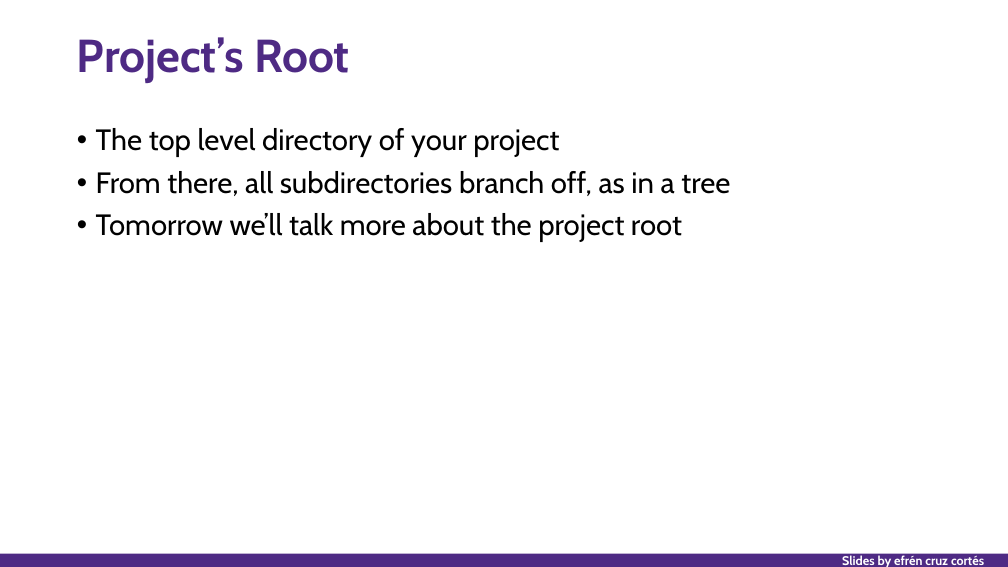
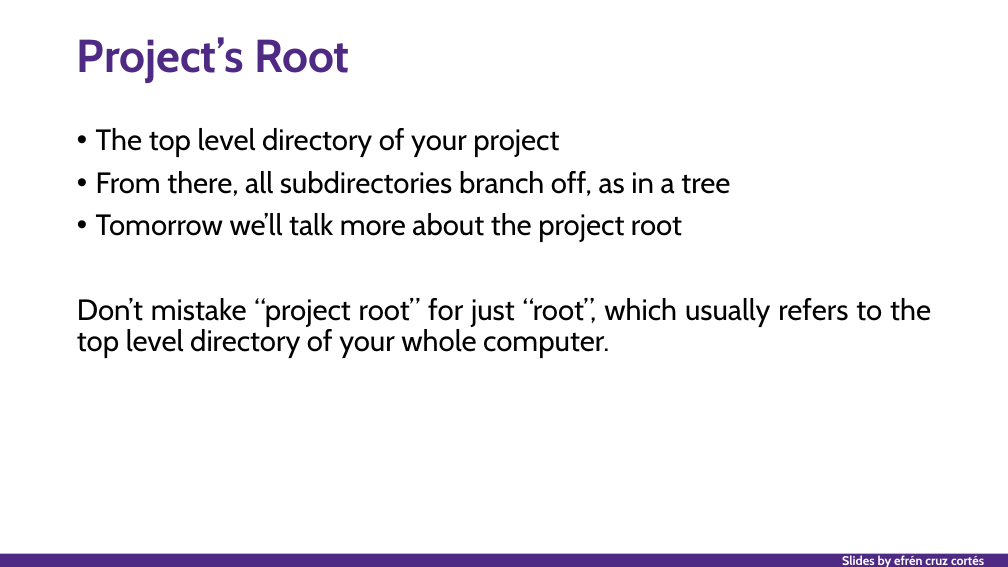
Before and after one commit to nuitrcs/researchers_guide_to_code_organization, a slide deck: slide 39 of researchers_guide_to_code_organization_day_1.pptx (slide 36 before the commit). Drawn at 1008x567 pixels with LibreOffice and Linux fonts; fonts in the diff are those of the drawing. Boxes give left, top, right and bottom in pixels: in the first picture for what was removed or moved away, otherwise in the second. Text is boxed around its words. In the diff, an @@ line names an element or a change of style, - is before the commit and + after.

```diff
--- a/researchers_guide_to_code_organization_day_1.pptx
+++ b/researchers_guide_to_code_organization_day_1.pptx
@@ text at (x1=77, y1=298, x2=931, y2=358): paragraph added @@
+Don’t mistake “project root” for just “root”, which usually refers to the top level directory of your whole computer.
```
Also in this commit, not shown: 12 other slides changed, 3 slides added, 4 other files.
